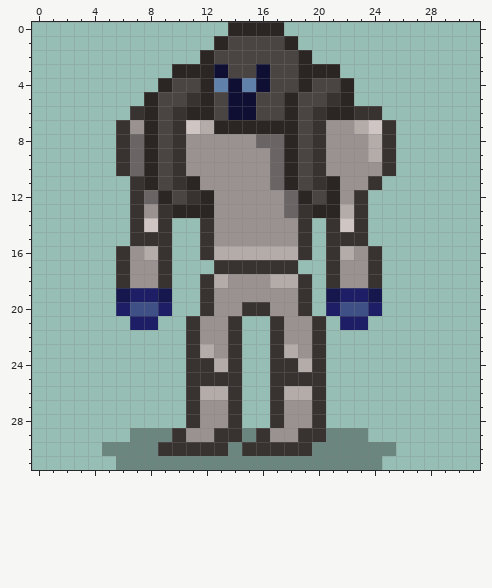
A pixel-art sprite gets an edit: Graphics/ui/knight.png. That is the earlier state.
The file is 32x32 pixels.
The same view after the edit:
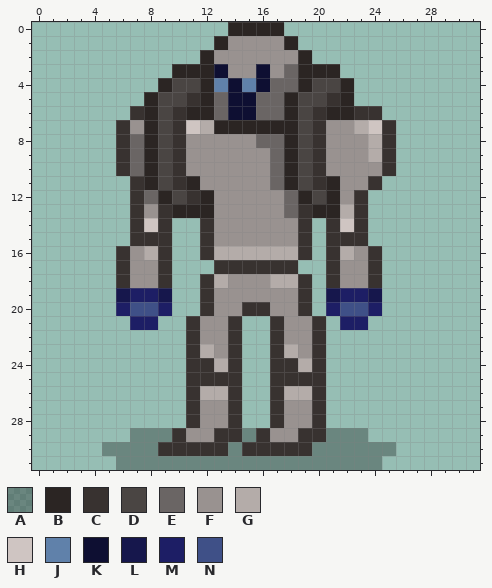
Palette (. is transparent): A #0000004b  B #2b2523  C #383230  D #4a4543  E #6a6564  F #999290  G #b4aca9  H #cfc5c2  J #6081aa  K #0e0f32  L #16174c  M #1d1e65  N #3f5087
The exact change:
y 1: x 14..17 DDDD -> FFFF
y 2: x 13..18 DDDDDD -> FFFFFF
y 3: x 14..15 DD -> FF; x 17..18 DD -> FE
y 4: x 17..18 DD -> EE
y 5..6: x 13 D -> E; x 16..17 DD -> EE
Changed places in both pictures, as pixel boxes (x1, y1, x2, y2):
changed: (214, 36, 298, 120)
